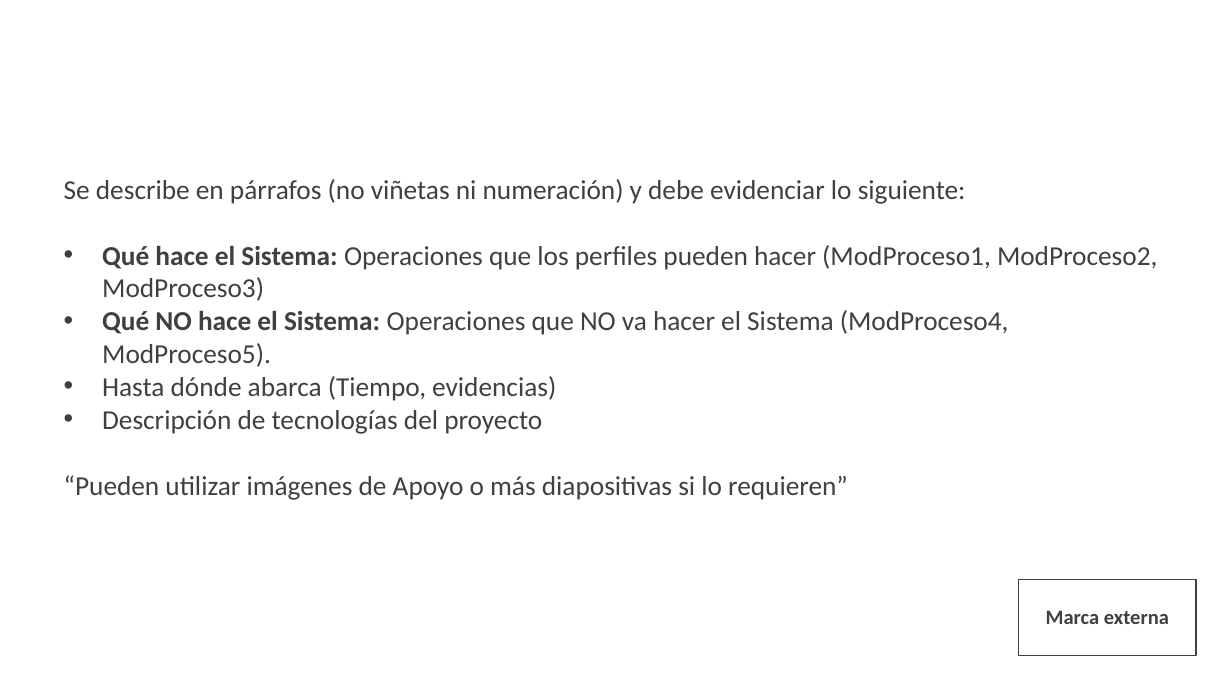
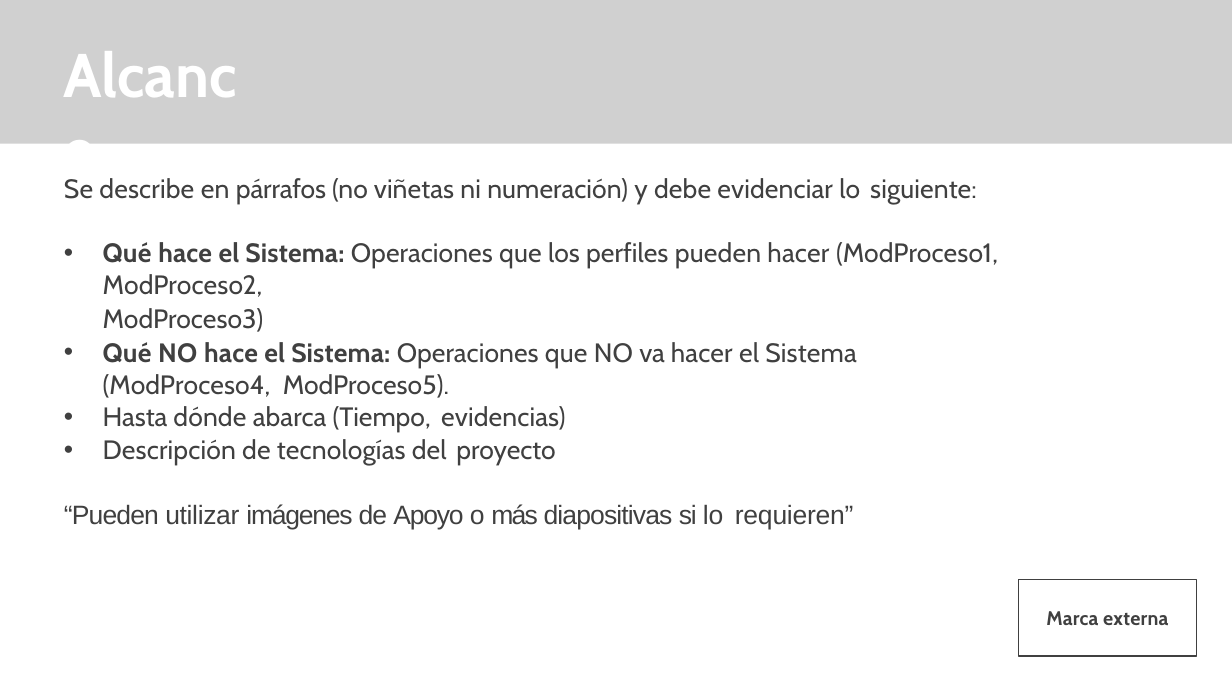
Before and after one commit to kamor31232/Proyecto_adsi, a slide deck: slide 12 of App/app_documentacion/1er_trimestre/1_proyecto/1_1_1_presentacion_proyecto.pptx (slide 11 before the commit). Drawn at 1232x693 pixels with LibreOffice and Linux fonts; fonts in the diff are those of the drawing; grey boxes stand for pictures; background and template pictures are left out. Boxes give left, top, right and bottom in pixels: in the first picture for what was removed or moved away, otherwise in the second. Text is boxed around its words. In the diff, an @@ line names an element or a change of style, - is before the commit and + after.

Commit message:
Comencé cambios en la presentación del proyecto

```diff
--- a/App/app_documentacion/1er_trimestre/1_proyecto/1_1_1_presentacion_proyecto.pptx
+++ b/App/app_documentacion/1er_trimestre/1_proyecto/1_1_1_presentacion_proyecto.pptx
@@ picture added at box(0, 0, 1232, 144) @@
@@ title "Alcance": place and size @@
-title "Alcance" at box(52, 33, 781, 121)
+title "Alcance" at box(63, 34, 265, 112)
@@ title "Alcance" at box(63, 34, 265, 112): font Calibri to Cabin, letter spacing 0 to -0.1 pt; indent changed; more space between paragraphs @@
@@ text at box(64, 178, 977, 530): size 16 to 15.5 pt in "Se describe en párrafos (no viñetas ni ...", "Qué NO hace el Sistema: Operaciones que ...", "Hasta dónde abarca (Tiempo, evidencias)", "Descripción de tecnologías del proyecto" and 1 more places; font Calibri to Cabin in "Se describe en párrafos (no viñetas ni ...", "Qué NO hace el Sistema: Operaciones que ...", "Hasta dónde abarca (Tiempo, evidencias)", "Descripción de tecnologías del proyecto"; letter spacing 0 to 0.1 pt in "Se describe en (no viñetas ni numeración) ...", "hace el Sistema: Operaciones que NO hacer ...", "dónde abarca evidencias)", "Descripción de tecnologías del"; letter spacing 0 to -0.1 pt in "párrafos", "va", "lo requieren”"; letter spacing 0 to 0.2 pt in "Qué NO"; font Calibri to Arial in "“Pueden utilizar imágenes de Apoyo o más ..."; letter spacing 0 to -0.5 pt in "“Pueden diapositivas"; letter spacing 0 to -0.2 pt in "utilizar"; letter spacing 0 to -0.8 pt in "imágenes si"; letter spacing 0 to -0.6 pt in "de"; letter spacing 0 to -0.7 pt in "Apoyo"; letter spacing 0 to -0.3 pt in "o"; letter spacing 0 to -1 pt in "más"; indent changed; more space between paragraphs; line spacing 1 to 19.1pt @@
@@ text at box(103, 242, 998, 332): text changed; size 16 to 15.5 pt; font Calibri to Cabin @@
-• Qué hace el Sistema: Operaciones que los perfiles pueden hacer (ModProceso1, ModProceso2, ModProceso3)
+• Qué hace el Sistema: Operaciones que los perfiles pueden hacer (ModProceso1, ModProceso2,
+ModProceso3)
@@ rectangle "Marca externa": place and size @@
-rectangle "Marca externa" at box(1046, 610, 1169, 624)
+rectangle "Marca externa" at box(1019, 580, 1196, 657)
@@ rectangle "Marca externa" at box(1019, 580, 1196, 657): size 12 to 11.5 pt, font Calibri to Cabin, letter spacing 0 to 0.1 pt; alignment centre to left; indent changed; outline none to #404040 0.72 pt @@
@@ rectangle removed at box(1019, 580, 1196, 657) @@
```
Also in this commit, not shown: 6 other slides changed, 6 slides added, 5 slides removed.
